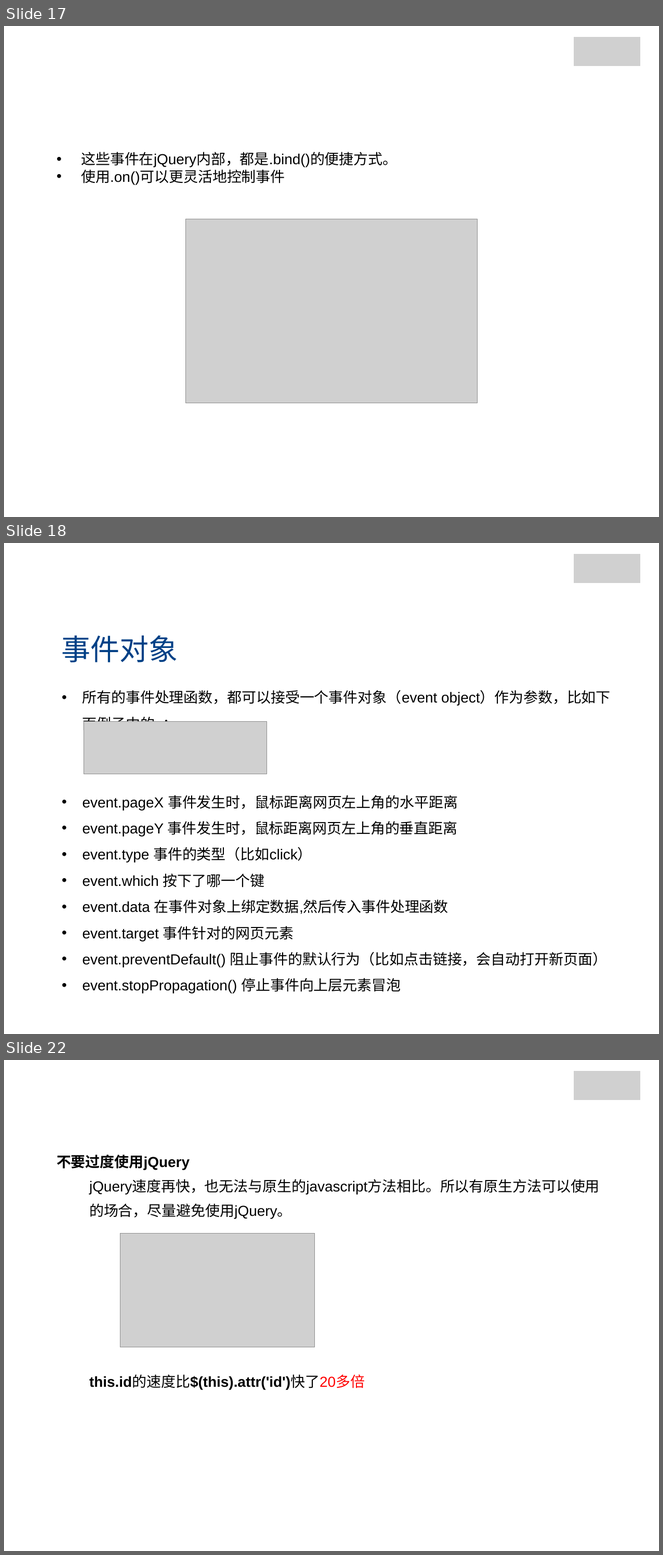
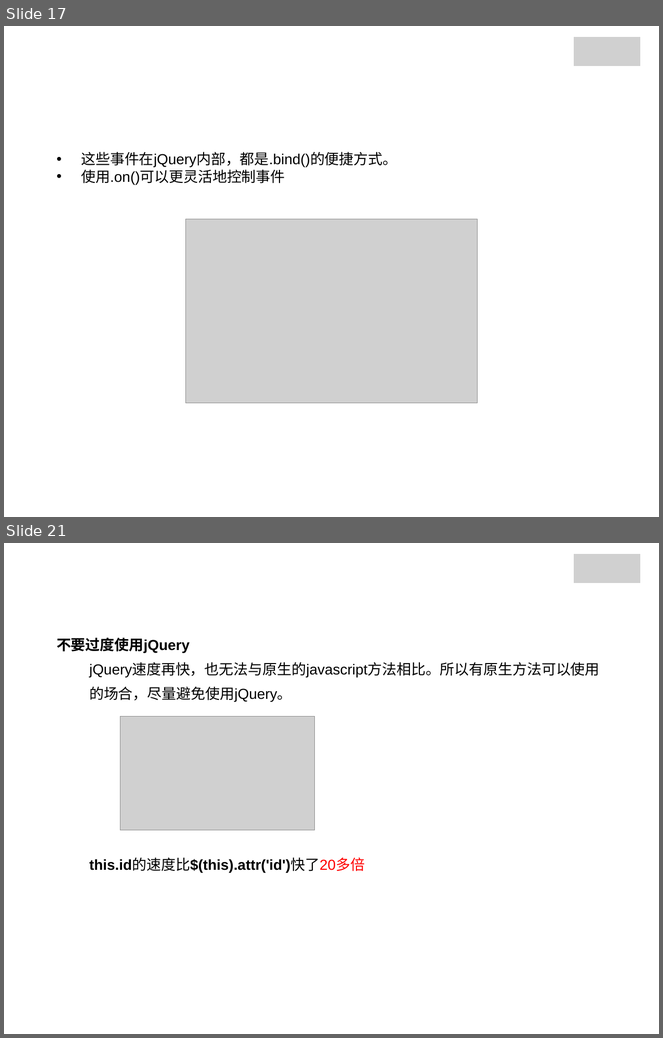
Before and after one commit to jianganglu/share-jquery-basic, a slide deck: jQuery基础应用.pptx. Shown one above the other, each under a label of ours: slides 17, 18 and 22 before the commit, slides 17 and 21 after it; the slides between them are not shown. The pictures are 663x1555 and 663x1038 pixels, drawn with LibreOffice and Linux fonts; fonts in the diff are those of the drawing; grey boxes stand for pictures; background and template pictures are left out. Boxes give left, top, right and bottom in pixels: in the first picture for what was removed or moved away, otherwise in the second. Text is boxed around its words. In the diff, an @@ line names an element or a change of style, - is before the commit and + after.

```diff
--- a/jQuery基础应用.pptx
+++ b/jQuery基础应用.pptx
@@ slide 18 removed at (4, 543, 659, 1034), background picture (left out) @@
@@ rectangle removed at (14, 546, 120, 586) @@
@@ group removed at (569, 546, 651, 588): 4 rectangles, 1 picture @@
@@ text removed at (62, 635, 178, 663) @@
-事件对象
@@ text removed at (83, 690, 611, 993) @@
-• 所有的事件处理函数，都可以接受一个事件对象（event object）作为参数，比如下面例子中的e：
-• event.pageX 事件发生时，鼠标距离网页左上角的水平距离
-• event.pageY 事件发生时，鼠标距离网页左上角的垂直距离
-• event.type 事件的类型（比如click）
-• event.which 按下了哪一个键
-• event.data 在事件对象上绑定数据,然后传入事件处理函数
-• event.target 事件针对的网页元素
-• event.preventDefault() 阻止事件的默认行为（比如点击链接，会自动打开新页面）
-• event.stopPropagation() 停止事件向上层元素冒泡
@@ picture removed at (84, 722, 267, 774) @@
@@ what was slide 22 is now slide 21 @@
```
Also in this commit, not shown: 8 slides changed, 4 other files.
